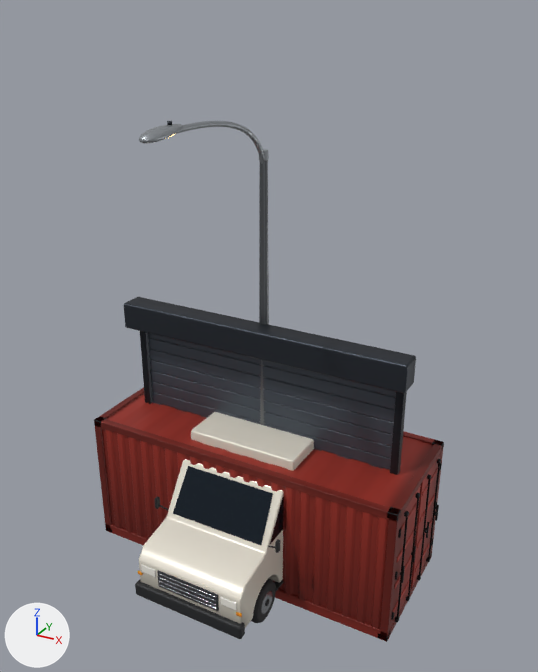
The glTF model src/assets/models/props.glb, before and after one commit.
One viewpoint serves both versions: a 50 mm camera at (5.84, -10.44, 9.74) aimed at (0.04, 0.11, 4.46). Lighting does not change. The marker at lower left points along +X, +Y and +Z. The first picture is the older version. Where no turn or scale is listed for an object, it has been applied to the vertices.

The older version as bpy lines, for what is in view:
```python
me_bottom_bar = bpy.data.meshes.new('bottom_bar')
me_bottom_bar.from_pydata(...)  # 280 vertices, 540 faces; spans x -2.75..2.75, y -0.44..0.0, z 0.0..4.75
me_bottom_bar.materials.append(mat_steel_dark)
me_cab = bpy.data.meshes.new('cab')
me_cab.from_pydata(...)  # 558 vertices, 1108 faces; spans x -1.05..1.05, y -2.62..2.62, z 0.42..2.75
me_cab.materials.append(mat_van_white)
me_slat = bpy.data.meshes.new('slat')
me_slat.from_pydata(...)  # 1008 vertices, 1944 faces; spans x -2.5..2.5, y -0.09..-0.03, z 0.01..4.19
me_slat.materials.append(mat_door_steel)
ob_rollup_door_door_steel = bpy.data.objects.new('rollup_door_door_steel', me_slat)
ob_rollup_door_door_steel.location = (0.0, 0.0, 0.0)
ob_rollup_door_steel_dark = bpy.data.objects.new('rollup_door_steel_dark', me_bottom_bar)
ob_rollup_door_steel_dark.location = (0.0, 0.0, 0.0)
ob_van_van_white = bpy.data.objects.new('van_van_white', me_cab)
ob_van_van_white.location = (0.0, 0.0, 0.0)
# also in view: 'container_container_paint' at (0.01, 0.0, 1.29); 'van_plastic_dark' at (0.0, 0.01, 1.45); 'streetlight_galvanized' at (0.0, -1.43, 4.3); 'van_glass_dark' at (0.0, -1.36, 1.9); 'container_container_dark' at (0.05, 0.0, 1.29)
```
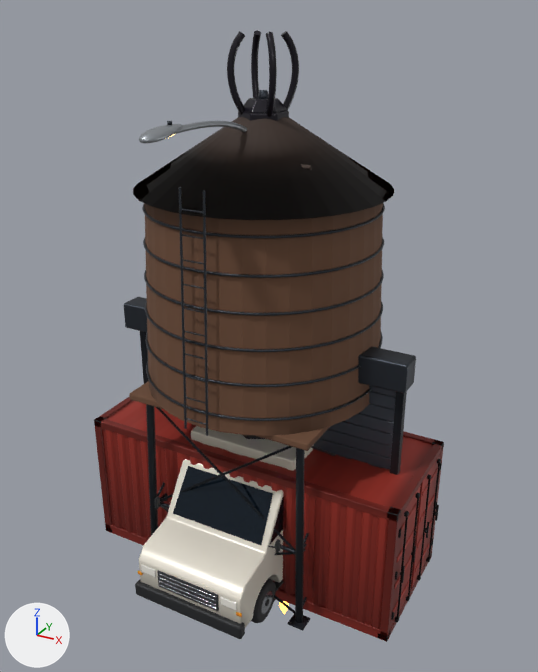
Location of each change, (x1, y1, x2, y2) in pixels of the pictures (538 x 672 px):
'water_tower_tank_wood', added (brown): after (129, 203, 383, 451)
'water_tower_tank_roof', added: after (133, 117, 394, 220)
'water_tower_steel_dark', added: after (142, 90, 385, 631)
'obelisk_obsidian', added: after (227, 30, 299, 439)
'rock_a_crystal_amber', added (mostly hidden): after (279, 601, 289, 614)
'rollup_door_door_steel', unchanged, covered by the edit: before (148, 333, 396, 470); after (314, 385, 396, 470)
'rollup_door_steel_dark', unchanged, covered by the edit: (124, 297, 416, 475) in both
'streetlight_galvanized', unchanged, covered by the edit: before (139, 121, 269, 426); after (139, 121, 247, 143)

Edits to the bpy script that builds the scene:
```text
Add mat_tank_wood:
    mat_tank_wood = bpy.data.materials.new('tank_wood')
    # nodes: BsdfPrincipled, Mix, OutputMaterial, VertexColor
    # colours: brown #6b4a35, mixed with the vertex colours
Add mat_tank_roof:
    mat_tank_roof = bpy.data.materials.new('tank_roof')
    # nodes: BsdfPrincipled, Mix, OutputMaterial, VertexColor
    # colours: brown #3a2a22, mixed with the vertex colours
Add mat_obsidian:
    mat_obsidian = bpy.data.materials.new('obsidian')
    # nodes: BsdfPrincipled, Mix, OutputMaterial, VertexColor
    # colours: black #16121e, mixed with the vertex colours
Add mat_crystal_amber:
    mat_crystal_amber = bpy.data.materials.new('crystal_amber')
    # nodes: BsdfPrincipled, Mix, OutputMaterial, VertexColor
    # colours: orange #ffb347, beige #ffd9a0, mixed with the vertex colours
Add me_deck:
    me_deck.from_pydata(...)  # 560 vertices, 1042 faces; spans x -2.05..2.05, y -2.05..2.05, z 3.6..7.12
    me_deck.materials.append(mat_tank_wood)
Add me_hatch:
    me_hatch.from_pydata(...)  # 120 vertices, 232 faces; spans x -2.08..2.08, y -2.08..2.08, z 7.12..8.36
    me_hatch.materials.append(mat_tank_roof)
Add me_beam:
    me_beam.from_pydata(...)  # 3352 vertices, 6524 faces; spans x -2.07..2.07, y -2.19..2.07, z 0.0..8.6
    me_beam.materials.append(mat_steel_dark)
Add me_cap:
    me_cap.from_pydata(...)  # 1084 vertices, 2124 faces; spans x -1.28..1.28, y -1.28..1.28, z 0.0..9.43
    me_cap.materials.append(mat_obsidian)
Add me_crystal:
    me_crystal.from_pydata(...)  # 184 vertices, 337 faces; spans x -0.27..1.48, y -0.42..1.54, z -1.21..0.23
    me_crystal.materials.append(mat_crystal_amber)
Add ob_water_tower_tank_wood:
    ob_water_tower_tank_wood = bpy.data.objects.new('water_tower_tank_wood', me_deck)
    ob_water_tower_tank_wood.location = (0.0, 0.0, 0.0)
Add ob_water_tower_tank_roof:
    ob_water_tower_tank_roof = bpy.data.objects.new('water_tower_tank_roof', me_hatch)
    ob_water_tower_tank_roof.location = (0.0, 0.0, 0.0)
Add ob_water_tower_steel_dark:
    ob_water_tower_steel_dark = bpy.data.objects.new('water_tower_steel_dark', me_beam)
    ob_water_tower_steel_dark.location = (0.0, 0.0, 0.0)
Add ob_obelisk_obsidian:
    ob_obelisk_obsidian = bpy.data.objects.new('obelisk_obsidian', me_cap)
    ob_obelisk_obsidian.location = (0.0, 0.0, 0.0)
Add ob_rock_a_crystal_amber:
    ob_rock_a_crystal_amber = bpy.data.objects.new('rock_a_crystal_amber', me_crystal)
    ob_rock_a_crystal_amber.location = (0.0, 0.0, 0.0)
```
